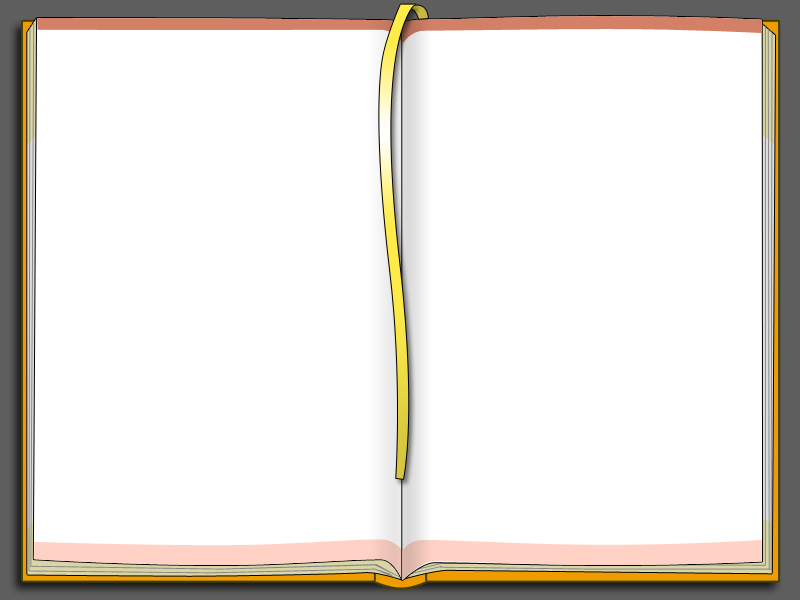
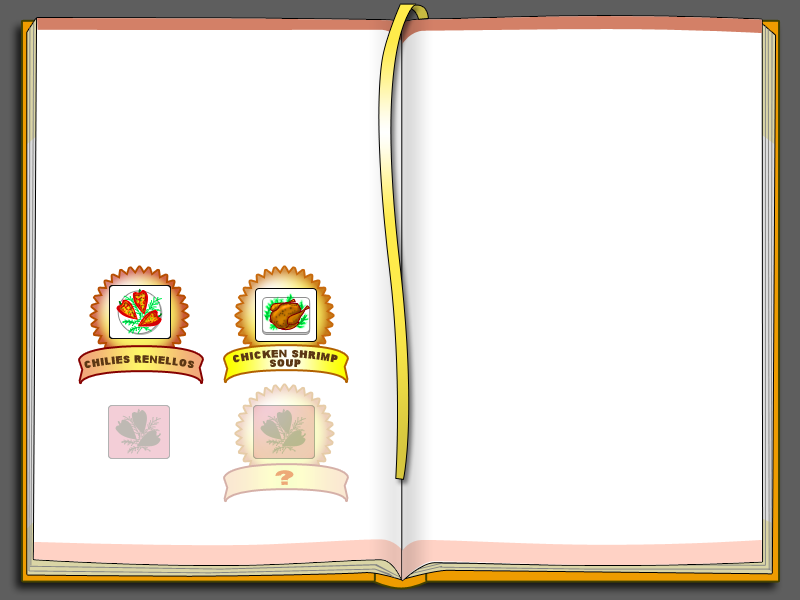
The second (800, 600) image is a revision of the first. Changes to its layers:
showed group "рецепты" (13 layers) over [left=80, top=267, right=349, bottom=503]
